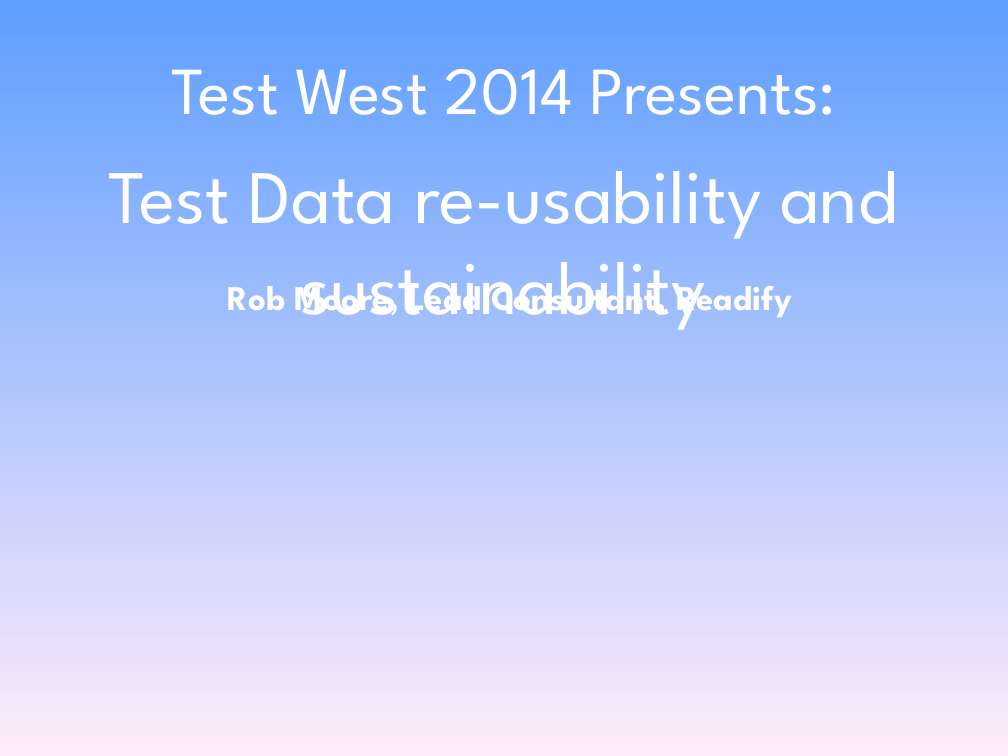
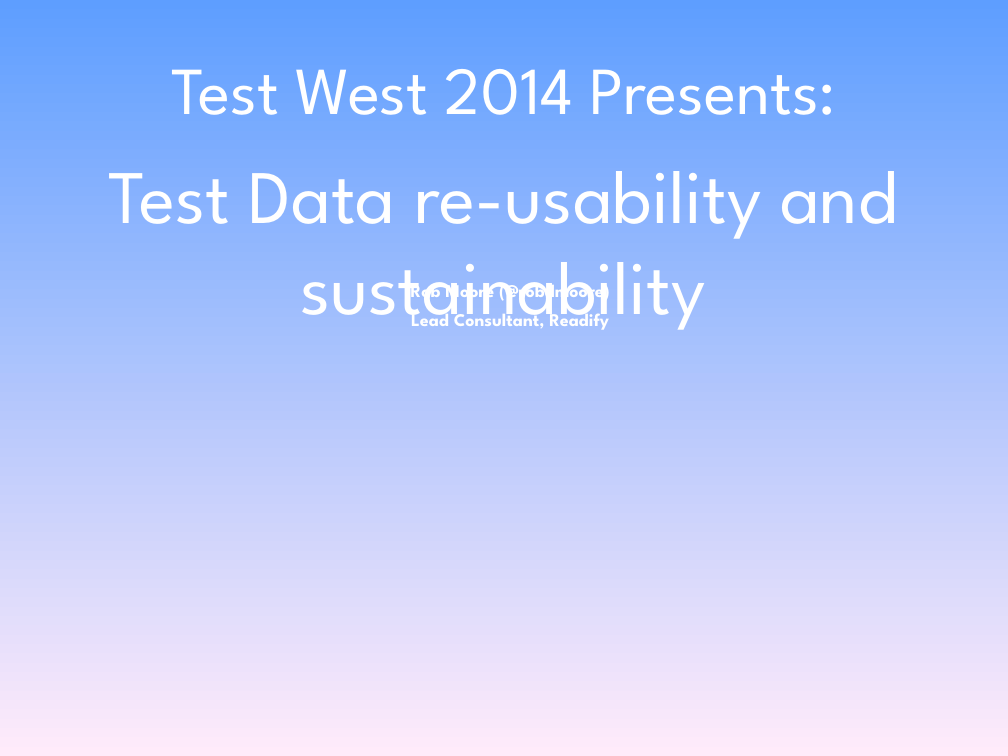
Before and after one commit to robdmoore/TestDataSustainabilityPresentation, a slide deck: slide 1 of Presentation.ppt. Drawn at 1008x756 pixels with LibreOffice and Linux fonts; fonts in the diff are those of the drawing; background and template pictures are left out. Boxes give left, top, right and bottom in pixels: in the first picture for what was removed or moved away, otherwise in the second. Text is boxed around its words. In the diff, an @@ line names an element or a change of style, - is before the commit and + after.

```diff
--- a/Presentation.ppt
+++ b/Presentation.ppt
@@ text at [411, 279, 610, 330]: text changed; size 24.8 to 12.8 pt @@
-Rob Moore, Lead Consultant, Readify
+Rob Moore (@robdmoore)
+Lead Consultant, Readify
```
Also in this commit, not shown: 13 slides added, 1 slide removed, 4 other files.
